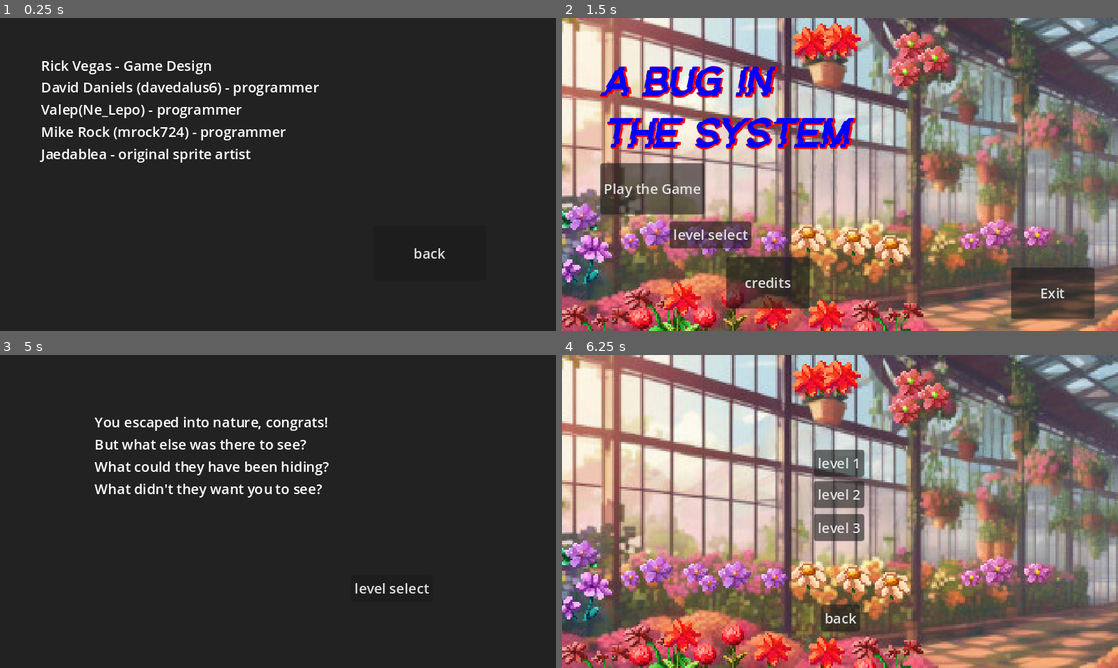
Above: before the commit, frames 1-4 (two rows, left to right).
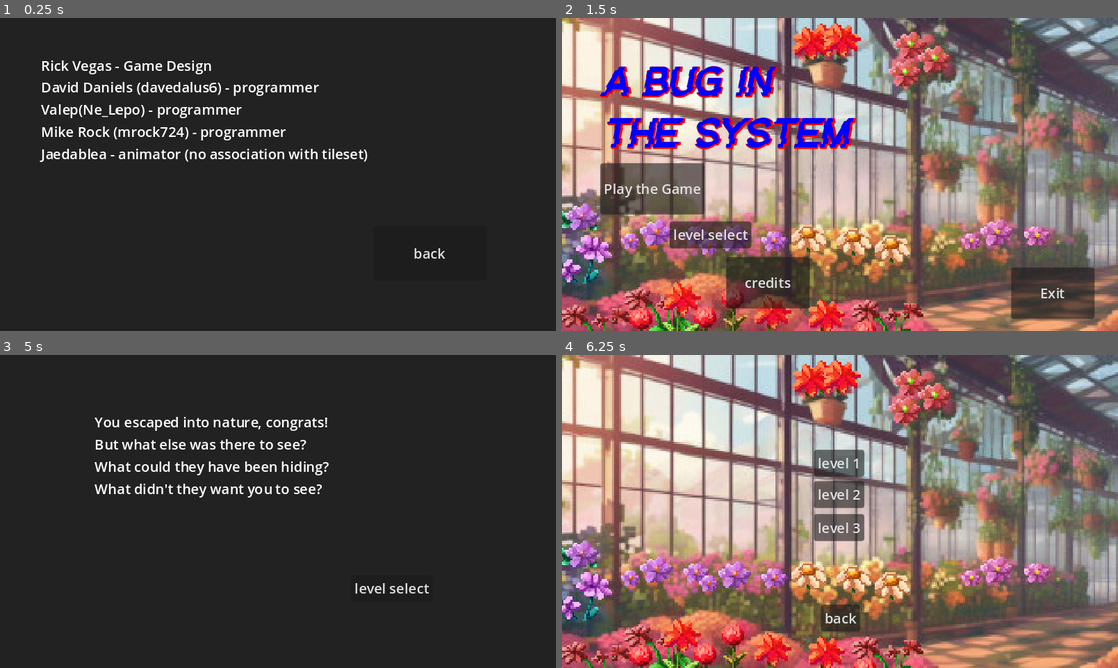
Above: after the commit, the same moments.

Repository: Firewheelstudio/Glitch-Maze-Escape
Game: Godot game, scene res://Scenes/credit_screen.tscn
The game is run twice, just before and just after one commit, with the same random seed, the same clock (stepped at 60 frames per second) and the same inputs. This scene is started directly instead of the project's main scene. The engine's default icon, where the game draws it, is replaced by a stand-in: a white triangle on a blue panel in a dark square.
Inputs:
- Up to frame 1 (0.25 s): no input
- Up to frame 2 (1.5 s): tap Enter at 0.5 s; hold D (move_right) 0.53-1.25 s; click "back" at 1.25 s
- Up to frame 3 (5 s): click "Play the Game" at 2 s; hold S (move_down) 2.78-3.53 s; hold D (move_right) 3.53-4.28 s; hold W (move_up) from 4.28 s (still down)
- Up to frame 4 (6.25 s): release W (move_up) at 5.03 s; hold A (move_left) 5.03-5.75 s; click "level select" at 5.75 s

The runs differ from the first frame. In frame 1, 0.7% of the frame differs, in the area x 20-67%, y 20-47%; in frame 2, nothing differs; in frame 3, less than 0.1%; in frame 4, nothing differs.

Commit message:
credits

Diff:
--- a/boundaries/Scenes/credit_screen.tscn
+++ b/boundaries/Scenes/credit_screen.tscn
@@ -14,7 +14,7 @@
 David Daniels (davedalus6) - programmer
 Valep(Ne_Lepo) - programmer
 Mike Rock (mrock724) - programmer
-Jaedablea - original sprite artist"
+Jaedablea - animator (no association with tileset)"
 
 [node name="BackButton" type="Button" parent="."]
 offset_left = 430.0
Not shown, changed: a bug in the system.pck
